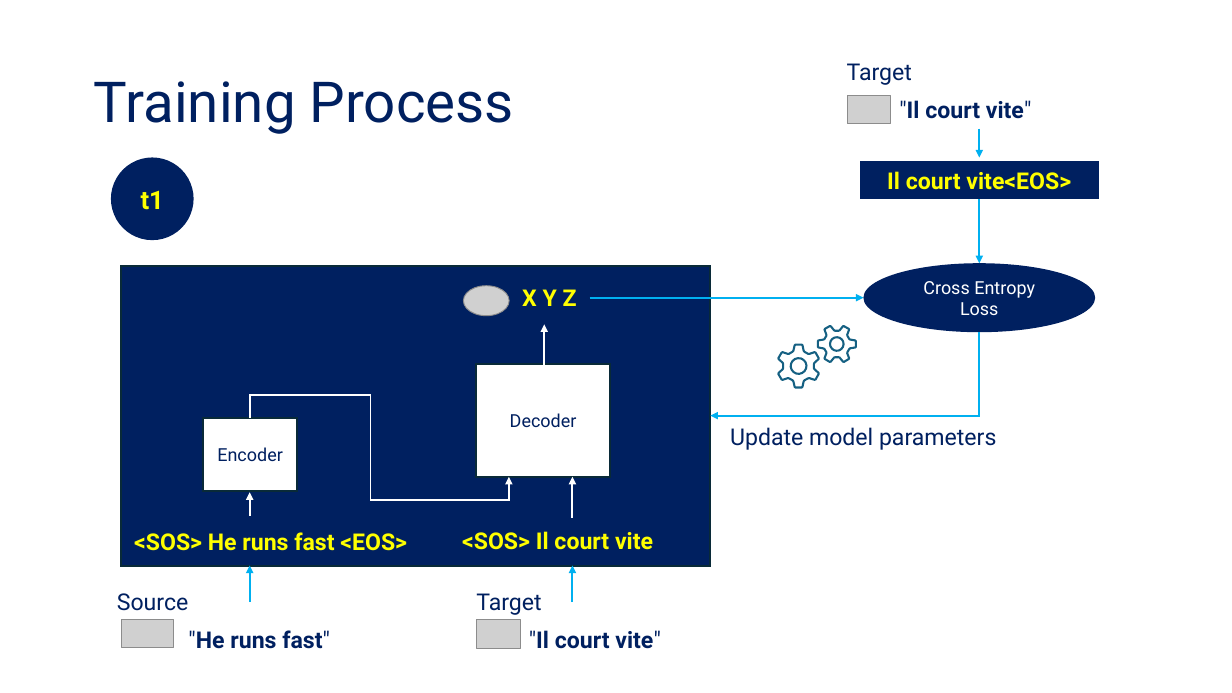
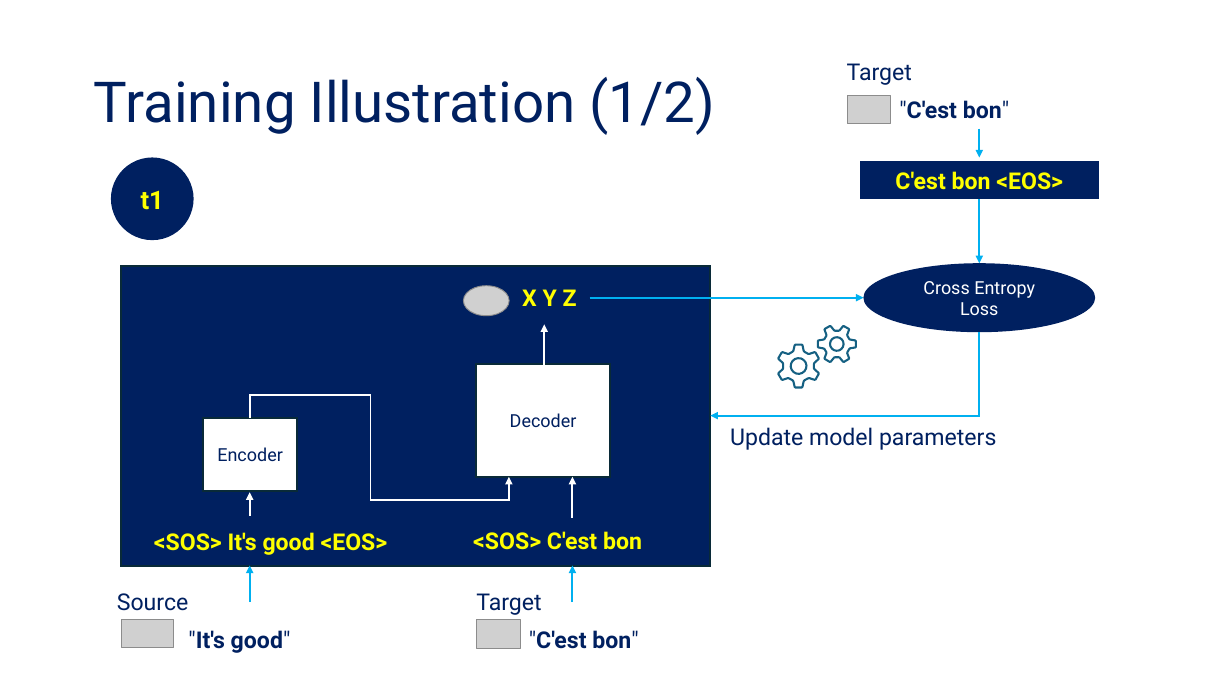
Before and after one commit to tanquangduong/transformer-pt, a slide deck: slide 82 of presentation/Transformer_Udemy/Udemy_P2_Introduction to Transformer.pptx (slide 90 before the commit). Drawn at 1232x693 pixels with LibreOffice and Linux fonts; fonts in the diff are those of the drawing; grey boxes stand for pictures. Boxes give left, top, right and bottom in pixels: in the first picture for what was removed or moved away, otherwise in the second. Text is boxed around its words. In the diff, an @@ line names an element or a change of style, - is before the commit and + after.

```diff
--- a/presentation/Transformer_Udemy/Udemy_P2_Introduction to Transformer.pptx
+++ b/presentation/Transformer_Udemy/Udemy_P2_Introduction to Transformer.pptx
@@ title at box(94, 77, 715, 135): text changed @@
-Training Process
+Training Illustration (1/2)
@@ text at box(899, 100, 1009, 119): text changed @@
-"Il court vite"
+"C'est bon"
@@ text in rectangle at box(895, 171, 1063, 190): text changed @@
-Il court vite<EOS>
+C'est bon <EOS>
@@ text at box(154, 532, 388, 555): text changed @@
-<SOS> He runs fast <EOS>
+<SOS> It's good <EOS>
@@ text at box(473, 531, 642, 550): text changed @@
-<SOS> Il court vite
+<SOS> C'est bon
@@ text at box(188, 630, 291, 653): text changed @@
-"He runs fast"
+"It's good"
@@ text at box(529, 630, 638, 649): text changed @@
-"Il court vite"
+"C'est bon"
```
Also in this commit, not shown: 42 other slides changed, 3 slides added, 11 slides removed, 25 other files.
